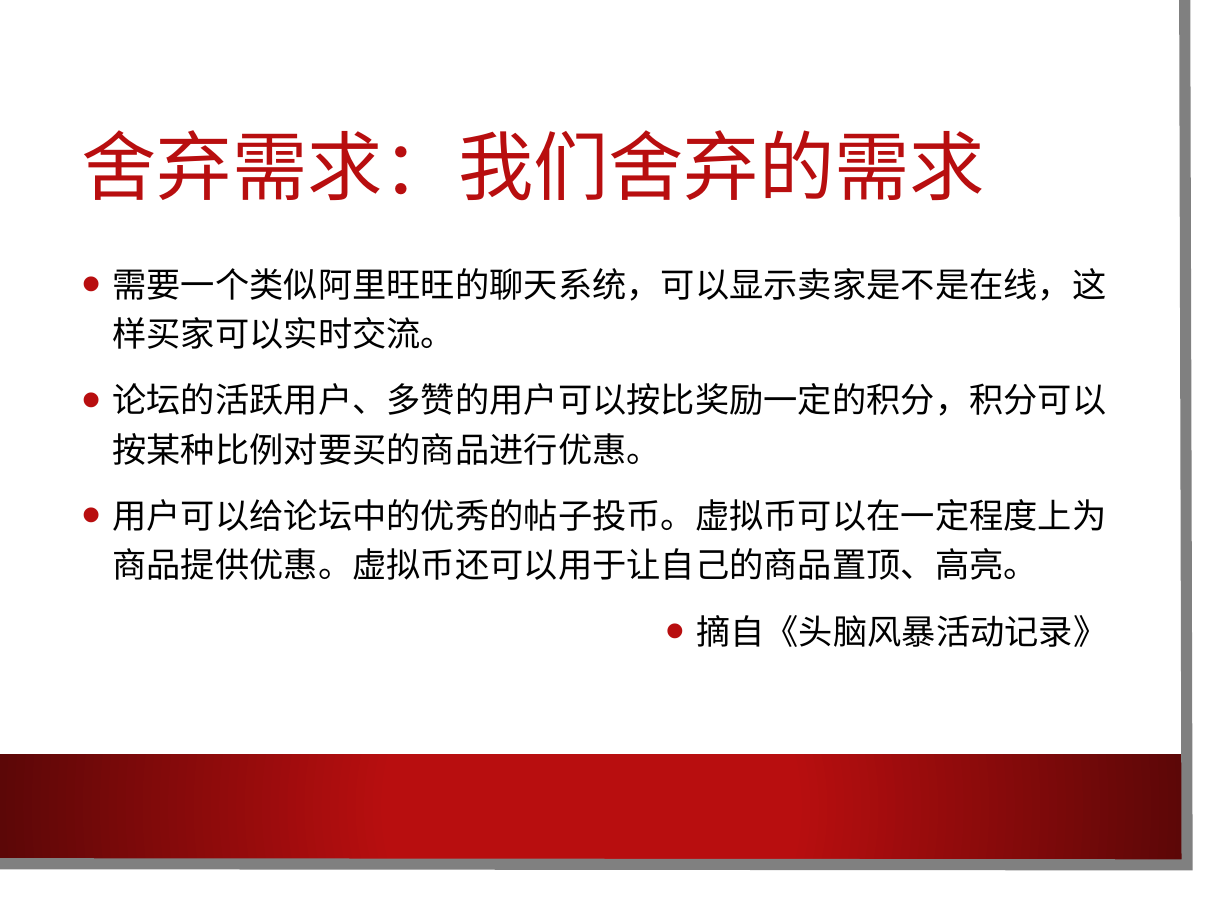
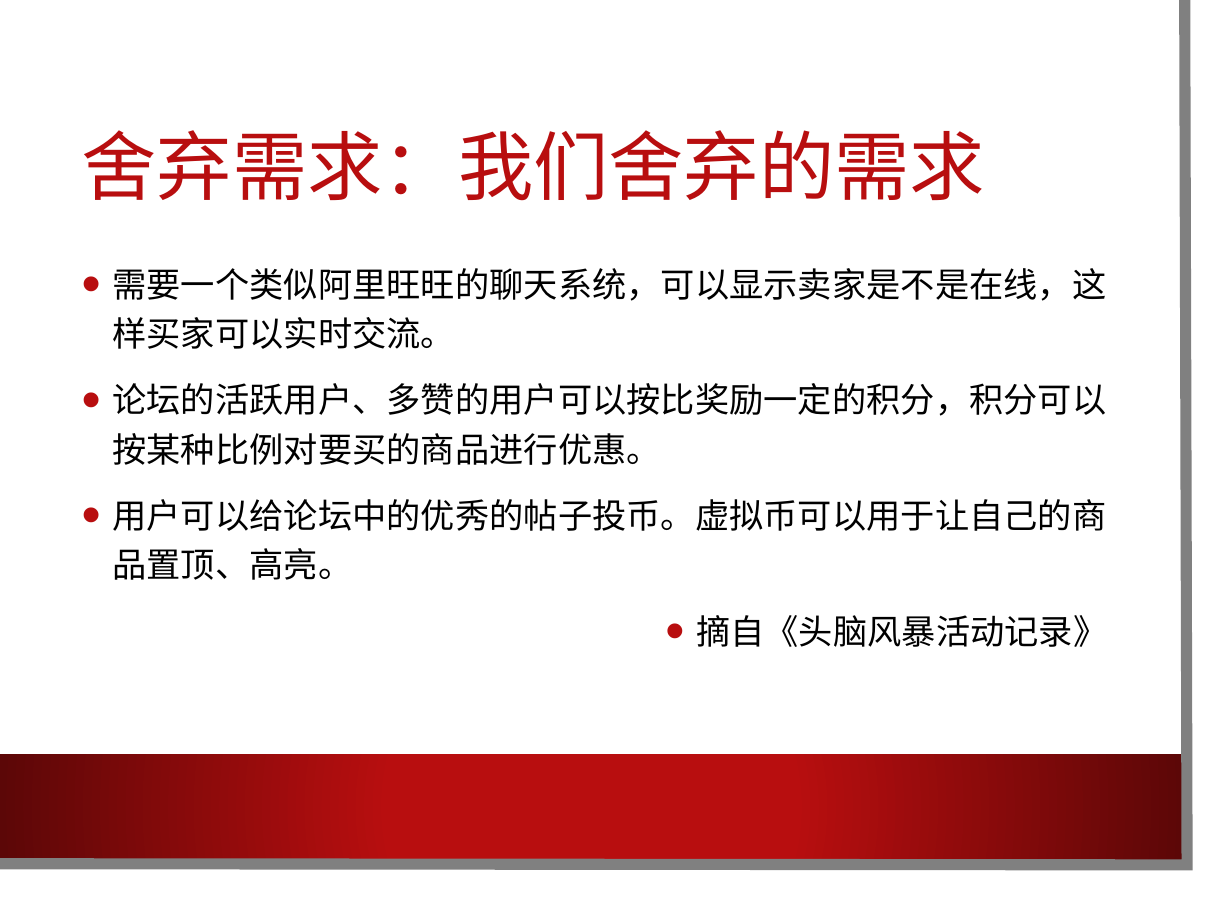
Before and after one commit to cylong1016/Requirements, a slide deck: slide 27 of 演讲ppt.pptx. Drawn at 1232x924 pixels with LibreOffice and Linux fonts; fonts in the diff are those of the drawing; background and template pictures are left out. Boxes give left, top, right and bottom in pixels: in the first picture for what was removed or moved away, otherwise in the second. Text is boxed around its words. In the diff, an @@ line names an element or a change of style, - is before the commit and + after.

```diff
--- a/演讲ppt.pptx
+++ b/演讲ppt.pptx
@@ text at <box>112,499,1106,580</box>: text changed @@
-• 用户可以给论坛中的优秀的帖子投币。虚拟币可以在一定程度上为商品提供优惠。虚拟币还可以用于让自己的商品置顶、高亮。
+• 用户可以给论坛中的优秀的帖子投币。虚拟币可以用于让自己的商品置顶、高亮。
```
Also in this commit, not shown: 2 other slides changed, 3 other files.
